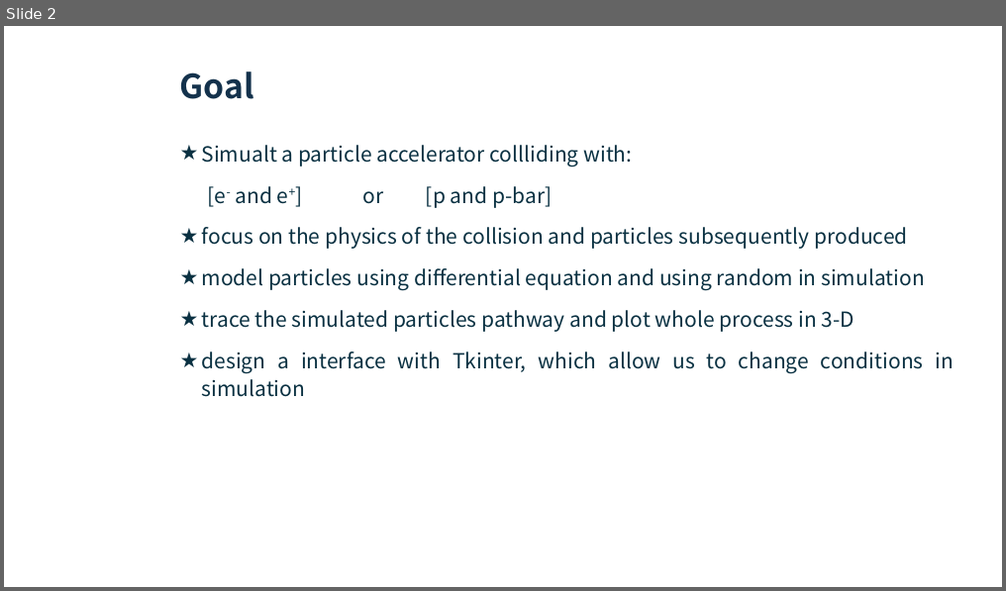
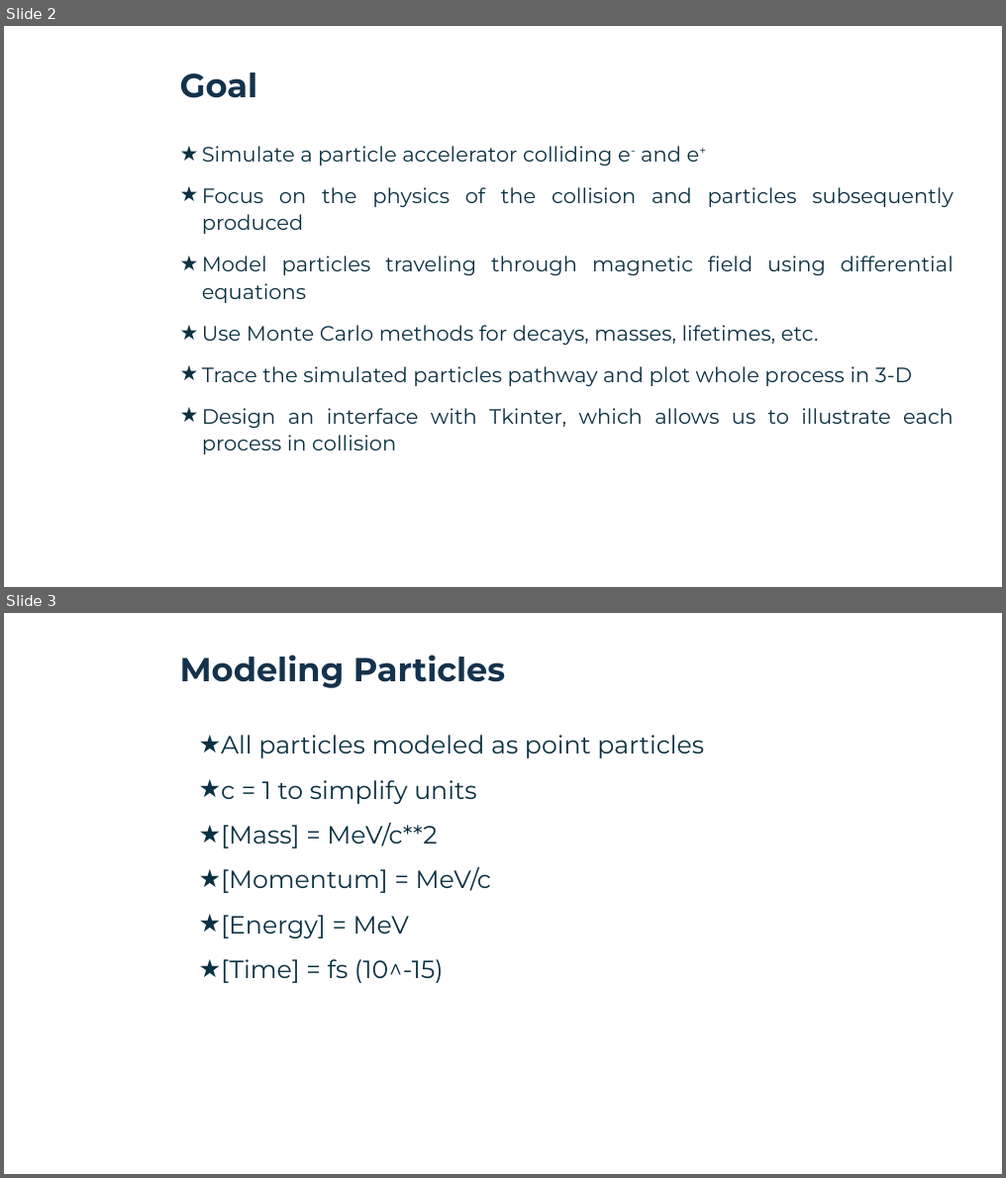
Before and after one commit to pitt1321-2161/Particle_Accelerator_Simulation, a slide deck: Particle Accelerator Simulation.pptx. Shown one above the other, each under a label of ours: slide 2 before the commit, slides 2 and 3 after it. The pictures are 1006x591 and 1006x1178 pixels, drawn with LibreOffice and Linux fonts; fonts in the diff are those of the drawing; background and template pictures are left out. Boxes give left, top, right and bottom in pixels: in the first picture for what was removed or moved away, otherwise in the second. Text is boxed around its words. In the diff, an @@ line names an element or a change of style, - is before the commit and + after.

```diff
--- a/Particle Accelerator Simulation.pptx
+++ b/Particle Accelerator Simulation.pptx
@@ slide 3 added at bbox=[4, 613, 1002, 1174], background picture (left out); not listed: 2 template elements that a slide beside it also shows @@
@@ title added at bbox=[180, 655, 505, 688], 32 pt, text #14324C, bold @@
+Modeling Particles
@@ text added at bbox=[221, 735, 704, 983], 24 pt, text #0A3142 @@
+★ All particles modeled as point particles
+★ c = 1 to simplify units
+★ [Mass] = MeV/c**2
+★ [Momentum] = MeV/c
+★ [Energy] = MeV
+★ [Time] = fs (10^-15)
@@ slide 2 changed as well @@
@@ title "Goal" at bbox=[180, 73, 257, 98]: font Noto Sans CJK SC to Montserrat @@
@@ text at bbox=[202, 146, 953, 455]: text changed; font Noto Sans CJK SC to Montserrat @@
-★ Simualt a particle accelerator collliding with:
-[e- and e+] or [p and p-bar]
-★ focus on the physics of the collision and particles subsequently produced
-★ model particles using differential equation and using random in simulation
-★ trace the simulated particles pathway and plot whole process in 3-D
-★ design a interface with Tkinter, which allow us to change conditions in simulation
+★ Simulate a particle accelerator colliding e- and e+
+★ Focus on the physics of the collision and particles subsequently produced
+★ Model particles traveling through magnetic field using differential equations
+★ Use Monte Carlo methods for decays, masses, lifetimes, etc.
+★ Trace the simulated particles pathway and plot whole process in 3-D
+★ Design an interface with Tkinter, which allows us to illustrate each process in collision
```
Also in this commit, not shown: 9 other slides changed, 16 other slides added, 7 other files.
